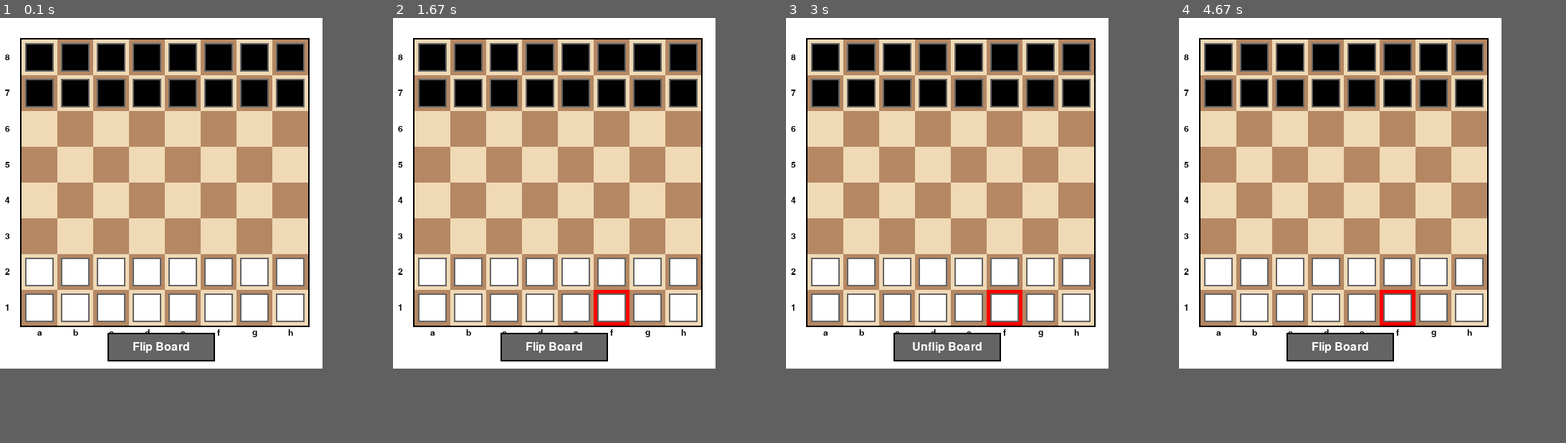
Above: before the commit, frames 1-4 (left to right).
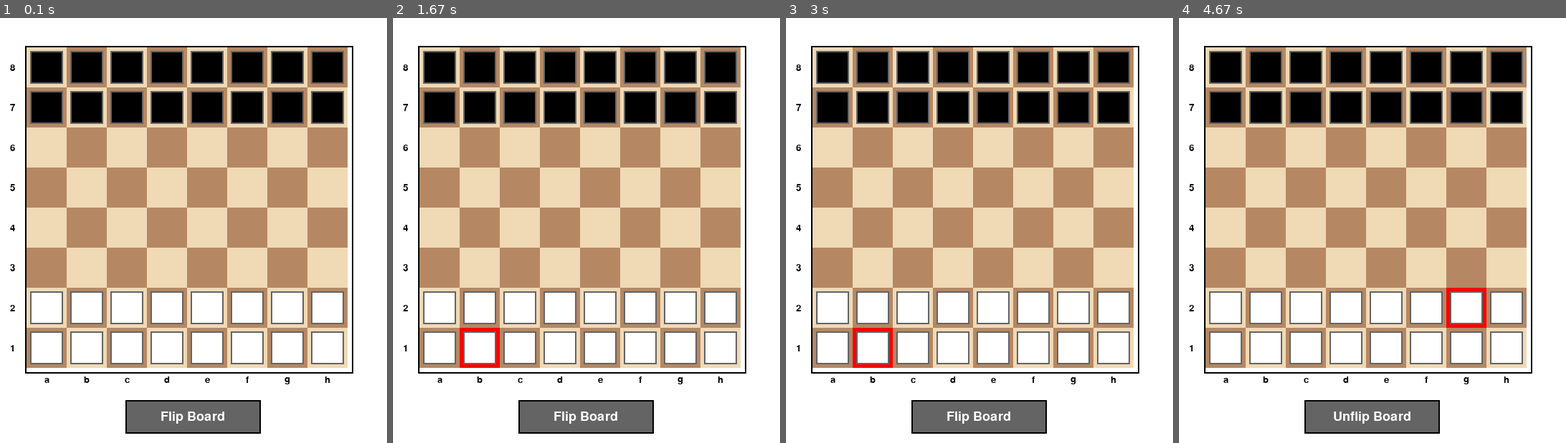
Above: after the commit, the same moments.

Repository: copperfishgh/testy
Game: pygame game, started from main.py
Two runs of this game, one before a commit and one after it. Both use one fixed random seed, a clock stepped at 60 frames per second and the inputs below.
Inputs (mouse positions are in pixels of both pictures, inside the frame that each line leads up to):
- Up to frame 1 (0.1 s): no input
- Up to frame 2 (1.67 s): click (586, 230) at 0.38 s; click (625, 324) at 0.72 s; click (466, 328) at 1.05 s
- Up to frame 3 (3 s): tap F at 1.83 s; click (979, 417) at 2.22 s, where only the run after the commit has a clickable "Unflip Board"; click (967, 158) at 2.55 s
- Up to frame 4 (4.67 s): click (1507, 341) at 3.38 s; tap F at 3.73 s; click (1256, 86) at 4.55 s
In our replay, the window is 450x490 before the commit and 540x594 after it. These sizes can differ from the game's own. Grey fills any space a smaller window leaves; there, only what the larger window draws over its background counts as a difference.

The runs differ from the first frame. In frame 1, 46% of the frame differs, in the area x 1-92%, y 4-98%; in frame 2, 46%; in frame 3, 46%; in frame 4, 46%.

Commit message:
window and board dimensions are correct

Diff:
--- a/display.py
+++ b/display.py
@@ -25,22 +25,22 @@
         self.HIGHLIGHT = (255, 255, 0)       # Yellow for highlights
         self.SELECTED = (255, 0, 0)          # Red for selected square
 
-        # Board dimensions - use a fixed size for now to debug
-        self.board_size = 400  # Fixed size for debugging
+        # Board dimensions (percentage-based)
+        self.board_size = int(min(window_width, window_height * 0.9) * 0.85)  # 85% of smaller dimension, with 10% space for button
         self.square_size = self.board_size // 8
 
-        # Position board with minimal margins
-        self.board_offset_x = 30  # Small left margin for coordinates
-        self.board_offset_y = 30  # Small top margin for coordinates
+        # Position board with percentage-based margins
+        self.board_offset_x = int(window_width * 0.07)  # 7% margin from left
+        self.board_offset_y = int(window_height * 0.07)  # 7% margin from top
 
         # Ensure pygame is initialized before creating fonts
         if not pygame.get_init():
             pygame.init()
 
-        # Font setup
-        self.font_large = pygame.font.Font(None, 36)
-        self.font_medium = pygame.font.Font(None, 24)
-        self.font_small = pygame.font.Font(None, 18)
+        # Font setup (percentage-based)
+        self.font_large = pygame.font.Font(None, int(self.board_size * 0.09))   # 9% of board size
+        self.font_medium = pygame.font.Font(None, int(self.board_size * 0.06))  # 6% of board size
+        self.font_small = pygame.font.Font(None, int(self.board_size * 0.045))  # 4.5% of board size
 
         # Load piece images (placeholder - you'd load actual piece images here)
         self.piece_images = self._load_piece_images()
--- a/main.py
+++ b/main.py
@@ -6,9 +6,16 @@
 # Initialize Pygame
 pygame.init()
 
-# Set up the display
-WINDOW_WIDTH = 450  # Board (400) + coordinate margin (30) + border (20)
-WINDOW_HEIGHT = 490  # Board (400) + coordinates (30) + button area (60)
+# Get screen dimensions
+screen_info = pygame.display.Info()
+SCREEN_WIDTH = screen_info.current_w
+SCREEN_HEIGHT = screen_info.current_h
+
+# Calculate window size as percentage of screen (75%)
+WINDOW_WIDTH = int(min(SCREEN_WIDTH * 0.75, SCREEN_HEIGHT * 0.75))  # 75% of smaller dimension
+WINDOW_HEIGHT = int(WINDOW_WIDTH * 1.1)  # Slightly taller for button
+
+# Create display
 screen = pygame.display.set_mode((WINDOW_WIDTH, WINDOW_HEIGHT))
 pygame.display.set_caption("Chess Game")
 
@@ -25,15 +32,16 @@
 # Create display object
 display = ChessDisplay(WINDOW_WIDTH, WINDOW_HEIGHT)
 
-# Button properties
-button_width = 150
-button_height = 40
-button_x = (WINDOW_WIDTH - button_width) // 2
-button_y = WINDOW_HEIGHT - 50  # Positioned closer to bottom
+# Button properties (percentage-based)
+button_width = int(WINDOW_WIDTH * 0.35)  # 35% of window width
+button_height = int(WINDOW_HEIGHT * 0.08)  # 8% of window height
+button_x = (WINDOW_WIDTH - button_width) // 2  # Centered horizontally
+button_y = int(WINDOW_HEIGHT * 0.9)  # 90% down from top
 flip_button_rect = pygame.Rect(button_x, button_y, button_width, button_height)
 
-# Font setup
-font = pygame.font.Font(None, 24)
+# Font setup (percentage-based)
+font_size = int(WINDOW_WIDTH * 0.05)  # 5% of window width
+font = pygame.font.Font(None, font_size)
 
 # Game state
 board_flipped = False
